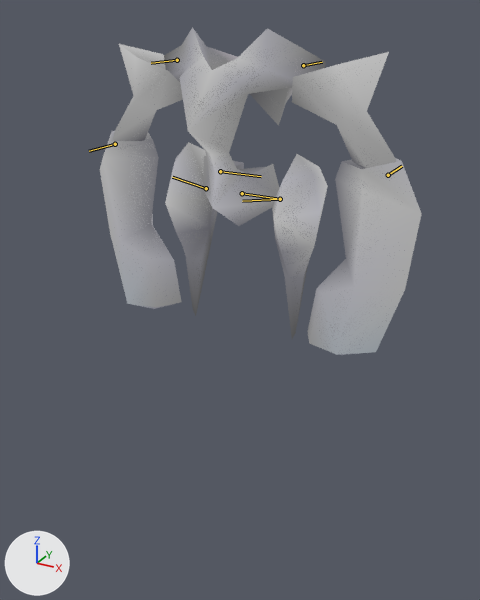
The glTF model assets/enemies/swordman_rare_b/swordman_rare_b.glb, before and after one commit.
The view is the same before and after, from a 50 mm lens placed at (2.98, -5.47, 3.07), pointed at (-0.08, 0.09, 0.29). Arrows for +X, +Y and +Z are at lower left; the lights stay in place. The first picture is the older version. The bones that bend it are drawn over the model as lines.

In view in the first picture: 'b_362.001'.
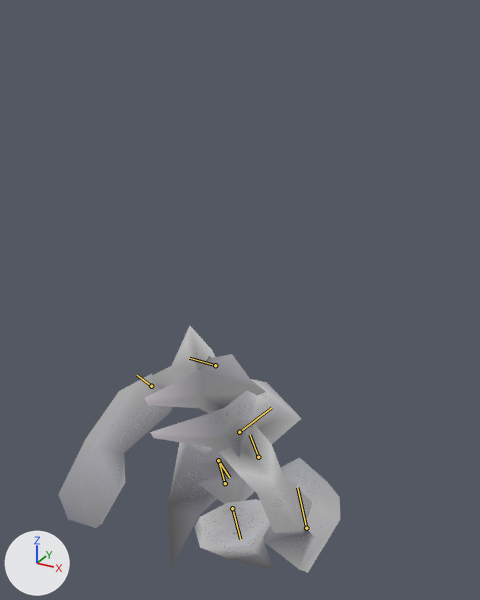
The newer file adds an action. The first version stands in its rest pose; the second is drawn at frame 5 of the action 'b062_stt'.

Where the change shows, as pixel boxes (x1, y1, x2, y2) in the pictures (480 x 600 px):
'b_362.001', posed (12% narrower, 25% shorter)
    before: (100, 27, 422, 355)
    after: (58, 326, 340, 573)
bone 'main_body', root to tip
    before: (242, 193) to (280, 199)
    after: (225, 483) to (218, 460)
bone 'l_upper_arm', root to tip
    before: (303, 65) to (322, 62)
    after: (215, 365) to (189, 358)
bone 'l_fore_arm', root to tip
    before: (388, 175) to (402, 166)
    after: (151, 386) to (137, 375)
bone 'r_upper_arm', root to tip
    before: (177, 60) to (151, 63)
    after: (239, 432) to (272, 407)
bone 'r_fore_arm', root to tip
    before: (115, 144) to (89, 151)
    after: (306, 528) to (297, 487)
bone 'l_thigh', root to tip
    before: (280, 199) to (242, 201)
    after: (218, 460) to (229, 477)
bone 'r_thigh', root to tip
    before: (206, 188) to (172, 177)
    after: (232, 508) to (240, 539)

The change in detail:
Bone 'main_body' (bone_main_body) moves from (0.0, 0.0, 0.0) to (-3.342, -0.111, -0.19).
Bone 'main_body' (bone_main_body) turns from (0, 0, 0) to (131, 4, -1) degrees about its own x, y and z.
Bone 'l_upper_arm' (bone_l_upper_arm) turns from (0, 0, 0) to (-18, 5, 36) degrees about its own x, y and z.
Bone 'l_fore_arm' (bone_l_fore_arm) moves from (0.0, 0.0, 0.0) to (0.254, 0.728, 0.121).
Bone 'l_fore_arm' (bone_l_fore_arm) turns from (0, 0, 0) to (30, 20, -52) degrees about its own x, y and z.
Bone 'r_upper_arm' (bone_r_upper_arm) turns from (0, 0, 0) to (-14, 14, 20) degrees about its own x, y and z.
Bone 'r_fore_arm' (bone_r_fore_arm) moves from (0.0, 0.0, 0.0) to (0.081, 0.514, -0.243).
Bone 'r_fore_arm' (bone_r_fore_arm) turns from (0, 0, 0) to (-76, 51, 24) degrees about its own x, y and z.
Bone 'l_thigh' (bone_l_thigh) turns from (0, 0, 0) to (-10, -32, 24) degrees about its own x, y and z.
Bone 'r_thigh' (bone_r_thigh) turns from (0, 0, 0) to (1, 19, -16) degrees about its own x, y and z.
